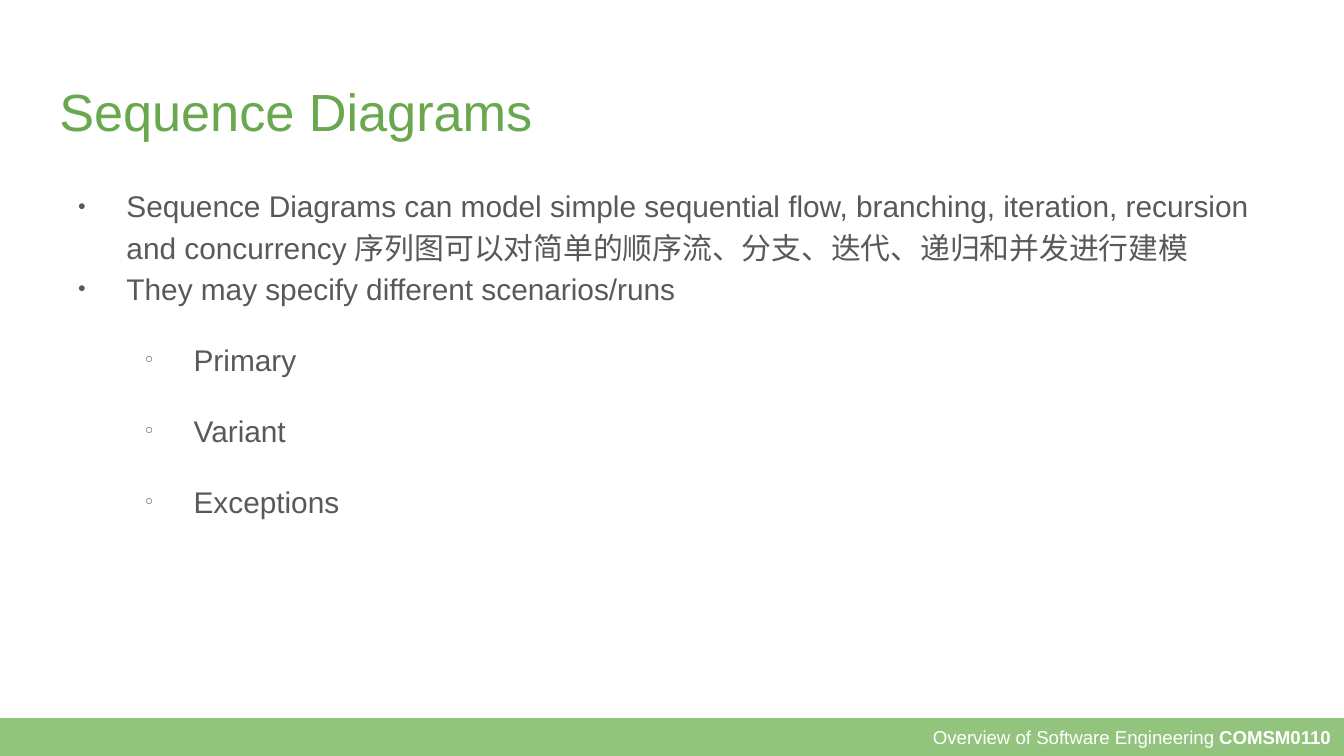
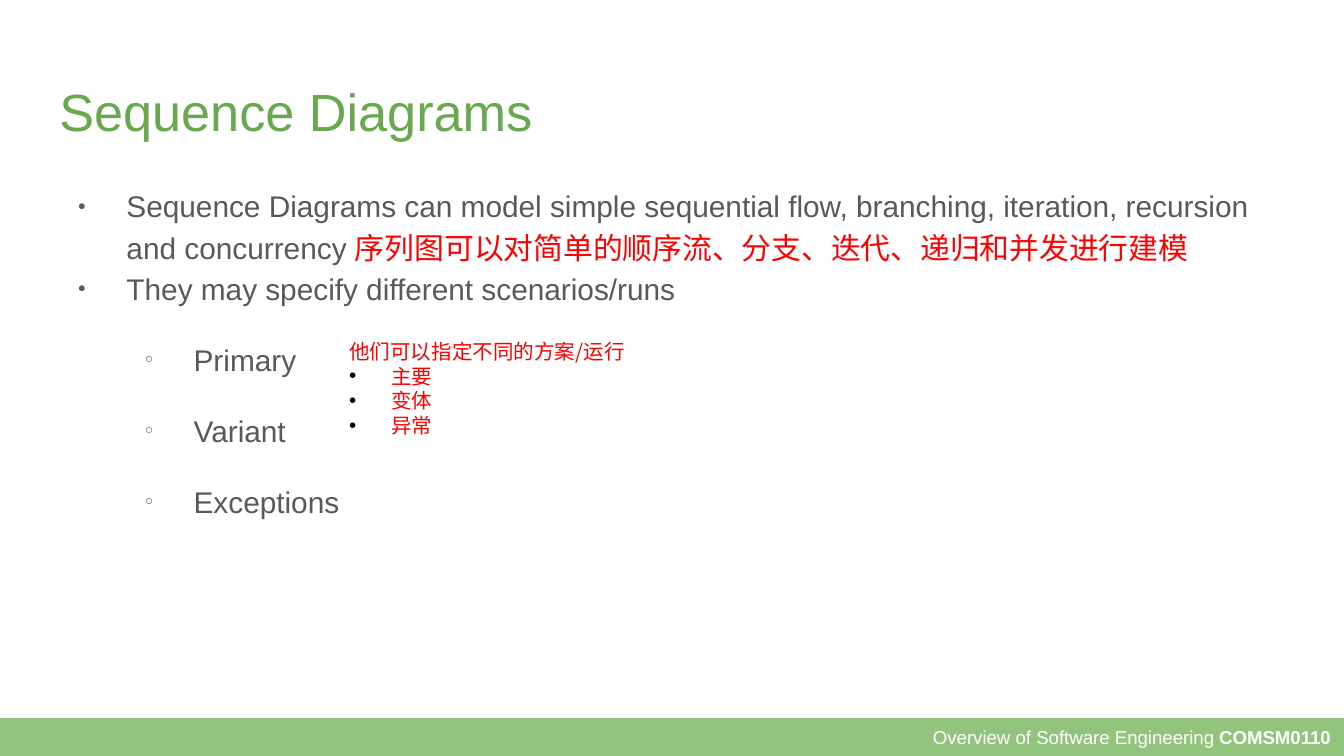
Before and after one commit to Kathy3665/coursesource, a slide deck: slide 34 of slides/4a - OO Design v2.odp. Drawn at 1344x756 pixels with LibreOffice and Linux fonts; fonts in the diff are those of the drawing. Boxes give left, top, right and bottom in pixels: in the first picture for what was removed or moved away, otherwise in the second. Text is boxed around its words. In the diff, an @@ line names an element or a change of style, - is before the commit and + after.

```diff
--- a/slides/4a - OO Design v2.odp
+++ b/slides/4a - OO Design v2.odp
@@ text at [126,195,1248,264]: text colour #595959 to #FF0000 in "序列图可以对简单的顺序流、分支、迭代、递归和并发进行建模" @@
@@ text added at [349,341,625,435], 11 pt, text #FF0000 @@
+他们可以指定不同的方案/运行
+• 主要
+• 变体
+• 异常
```
Also in this commit, not shown: 3 other slides changed, 1 other file.
